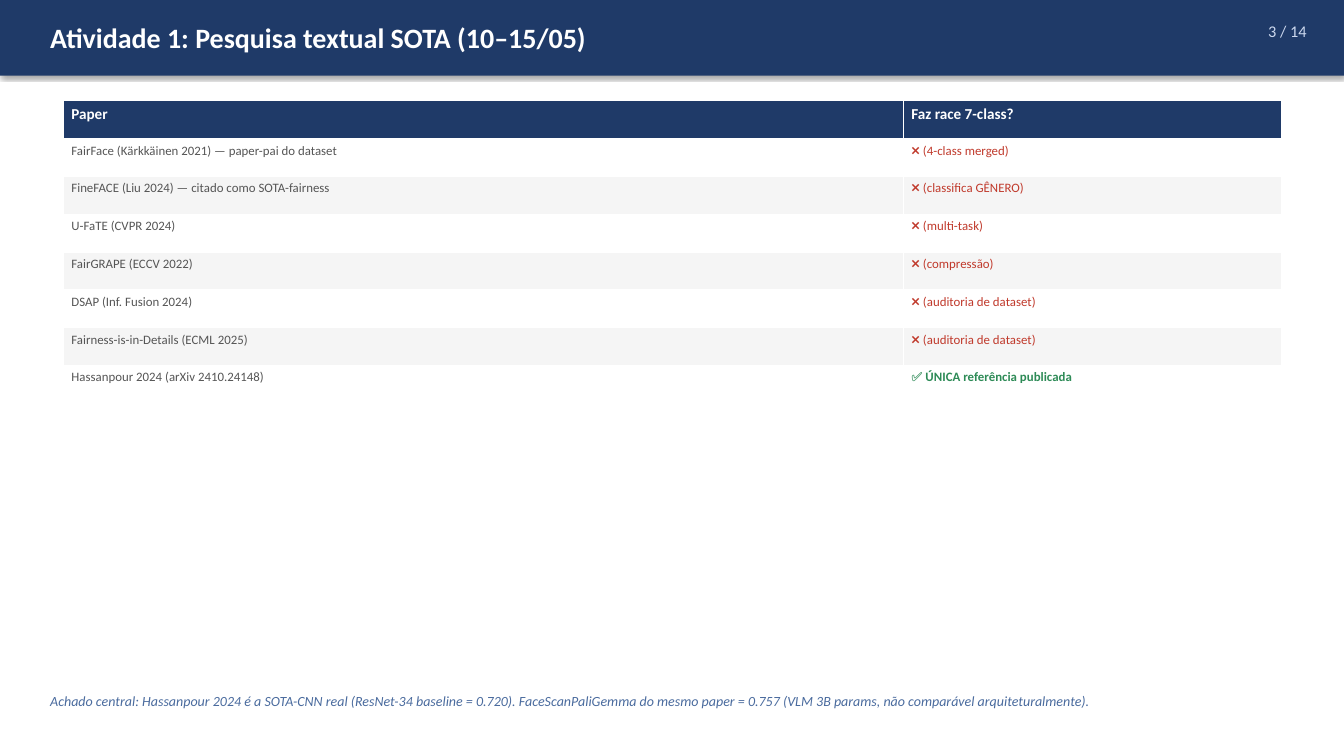
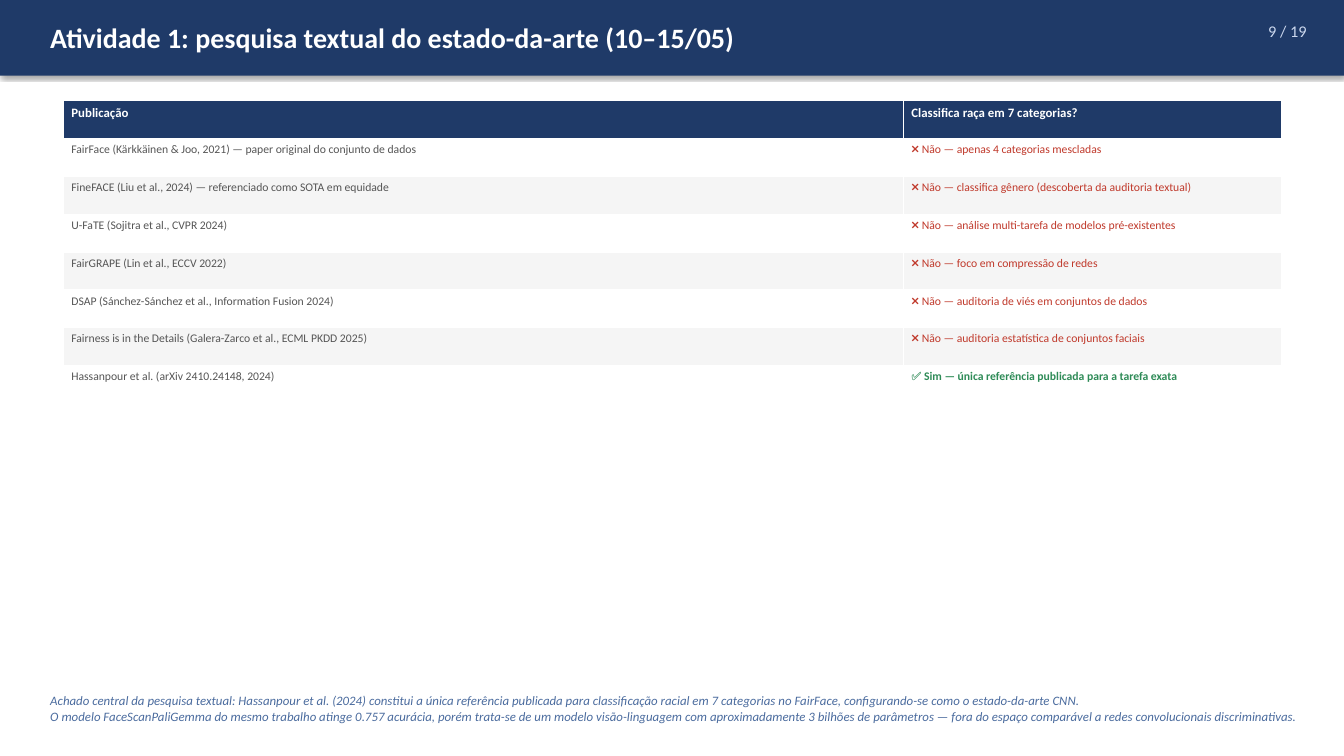
Before and after one commit to marcellozzetti/Facial-Recognition-Models-Mitigating-Bias, a slide deck: slide 9 of docs/apresentações/apresentacao_orientador_2026-05-24.pptx (slide 3 before the commit). Drawn at 1344x756 pixels with LibreOffice and Linux fonts; fonts in the diff are those of the drawing. Boxes give left, top, right and bottom in pixels: in the first picture for what was removed or moved away, otherwise in the second. Text is boxed around its words. In the diff, an @@ line names an element or a change of style, - is before the commit and + after.

Commit message:
docs(presentation): revise advisor presentation to v5 (19 slides, academic wording)
Multiple rounds of refinement of the advisor presentation based on
review feedback. Final version: 19 slides with full Portuguese
diacritics, academic-but-explanatory wording, and popular ML terms
preserved (seeds, backbone, epochs, loss, threshold, fine-tuning).

Structural changes:
- Slide 2 NEW: Status do mestrado (programa, créditos 20/26, prazos
  qualificação ago/2026 + defesa fev/2028, fase atual).
- Slide 6 NEW: Arquiteturas comparadas RN-50 vs ConvNeXt-T
  (9 dimensões técnicas + 3 hipóteses mecanísticas para o ganho).
- Slide 13 (custos/recursos) removido — não essencial à defesa.
- Slide 8 (Exp Adicionais): nova coluna "Análise" com interpretação.
- Slide 12 (Auditoria): nova coluna "Análise" idem.

Content refinements:
- Slide 3 (Decisões): justificativa da tarefa clarifica que Hassanpour
  2024 existe (não é "sem benchmark"); explica protocolo casado;
  esclarece critério val_f1_macro vs val_loss.
- Slide 4 (Metodologia): regra do 1-σ explicada com fórmula
  σ_comb = √(σ_A² + σ_B²); critério Pareto-aware explicado em 5 bullets
  (por que val_loss é anti-correlacionado com F1 para margin heads).
- Slide 5 (Métricas): convenção _c (por classe) explícita em nota.
- Slide 7 (5 Fatores): FSCL = "Fair Supervised Contrastive Learning,
  Park et al. CVPR 2022" explicado em nota.
- Slide 8 (Estado anterior): "Plano para 2 semanas" corrigido para
  "Plano elaborado em 17/05 para a semana subsequente (17-24/05)".

Wording aligned with Brazilian academic ML conventions: replaced
overly Portuguese-translated terms with widely-used English variants
(sementes → seeds, parada antecipada → early stopping, threshold,
data augmentation), while preserving academic prose with proper
diacritics, no all-caps emphasis, formal logical connectors.

Files: docs/apresentacao_orientador_2026-05-24.md (markdown source) +
docs/apresentações/apresentacao_orientador_2026-05-24.pptx (67 KB,
19 slides).

```diff
--- a/docs/apresentações/apresentacao_orientador_2026-05-24.pptx
+++ b/docs/apresentações/apresentacao_orientador_2026-05-24.pptx
@@ text at [50,27,733,53]: text changed @@
-Atividade 1: Pesquisa textual SOTA (10–15/05)
+Atividade 1: pesquisa textual do estado-da-arte (10–15/05)
@@ text at [1268,26,1307,37]: text changed @@
-3 / 14
+9 / 19
@@ table at [63,101,1281,403] @@
-row 1, column 1: Paper
+row 1, column 1: Publicação
-row 1, column 2: Faz race 7-class?
+row 1, column 2: Classifica raça em 7 categorias?
-row 2, column 1: FairFace (Kärkkäinen 2021) — paper-pai do dataset
+row 2, column 1: FairFace (Kärkkäinen & Joo, 2021) — paper original do conjunto de dados
-row 2, column 2: ❌ (4-class merged)
+row 2, column 2: ❌ Não — apenas 4 categorias mescladas
-row 3, column 1: FineFACE (Liu 2024) — citado como SOTA-fairness
+row 3, column 1: FineFACE (Liu et al., 2024) — referenciado como SOTA em equidade
-row 3, column 2: ❌ (classifica GÊNERO)
+row 3, column 2: ❌ Não — classifica gênero (descoberta da auditoria textual)
-row 4, column 1: U-FaTE (CVPR 2024)
+row 4, column 1: U-FaTE (Sojitra et al., CVPR 2024)
-row 4, column 2: ❌ (multi-task)
+row 4, column 2: ❌ Não — análise multi-tarefa de modelos pré-existentes
-row 5, column 1: FairGRAPE (ECCV 2022)
+row 5, column 1: FairGRAPE (Lin et al., ECCV 2022)
-row 5, column 2: ❌ (compressão)
+row 5, column 2: ❌ Não — foco em compressão de redes
-row 6, column 1: DSAP (Inf. Fusion 2024)
+row 6, column 1: DSAP (Sánchez-Sánchez et al., Information Fusion 2024)
-row 6, column 2: ❌ (auditoria de dataset)
+row 6, column 2: ❌ Não — auditoria de viés em conjuntos de dados
-row 7, column 1: Fairness-is-in-Details (ECML 2025)
+row 7, column 1: Fairness is in the Details (Galera-Zarco et al., ECML PKDD 2025)
-row 7, column 2: ❌ (auditoria de dataset)
+row 7, column 2: ❌ Não — auditoria estatística de conjuntos faciais
-row 8, column 1: Hassanpour 2024 (arXiv 2410.24148)
+row 8, column 1: Hassanpour et al. (arXiv 2410.24148, 2024)
-row 8, column 2: ✅ ÚNICA referência publicada
+row 8, column 2: ✅ Sim — única referência publicada para a tarefa exata
@@ text at [50,696,1296,723]: text changed; size 12 to 11 pt @@
-Achado central: Hassanpour 2024 é a SOTA-CNN real (ResNet-34 baseline = 0.720). FaceScanPaliGemma do mesmo paper = 0.757 (VLM 3B params, não comparável arquiteturalmente).
+Achado central da pesquisa textual: Hassanpour et al. (2024) constitui a única referência publicada para classificação racial em 7 categorias no FairFace, configurando-se como o estado-da-arte CNN.
+O modelo FaceScanPaliGemma do mesmo trabalho atinge 0.757 acurácia, porém trata-se de um modelo visão-linguagem com aproximadamente 3 bilhões de parâmetros — fora do espaço comparável a redes convolucionais discriminativas.
```
Also in this commit, not shown: 12 other slides changed, 6 slides added, 1 slide removed, 1 other file.
